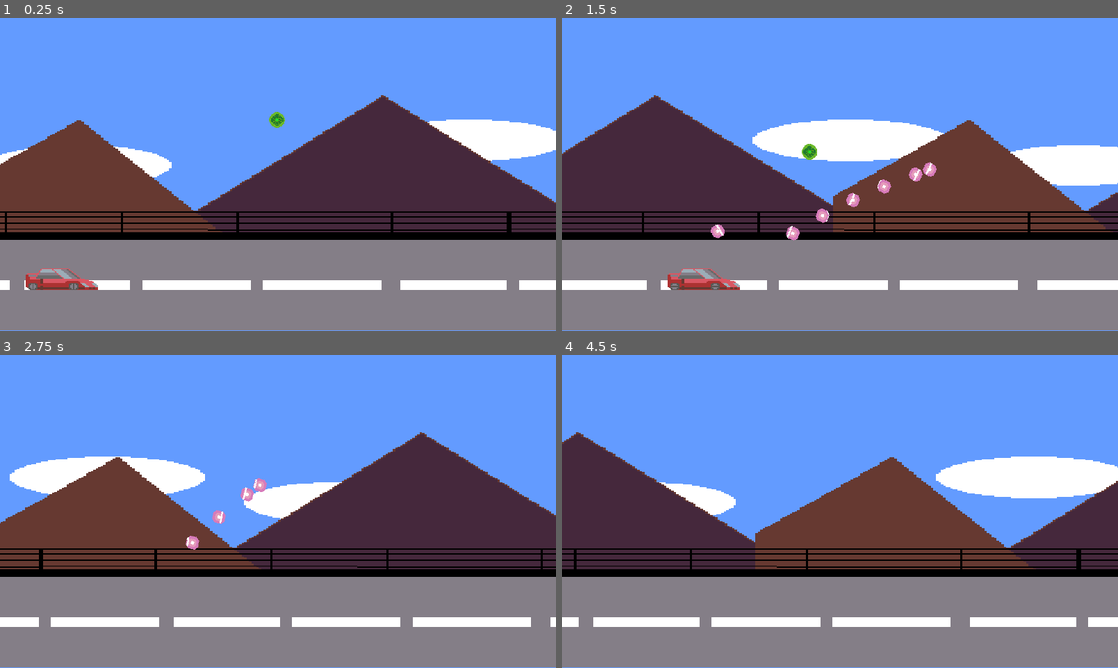
Above: before the commit, frames 1-4 (two rows, left to right).
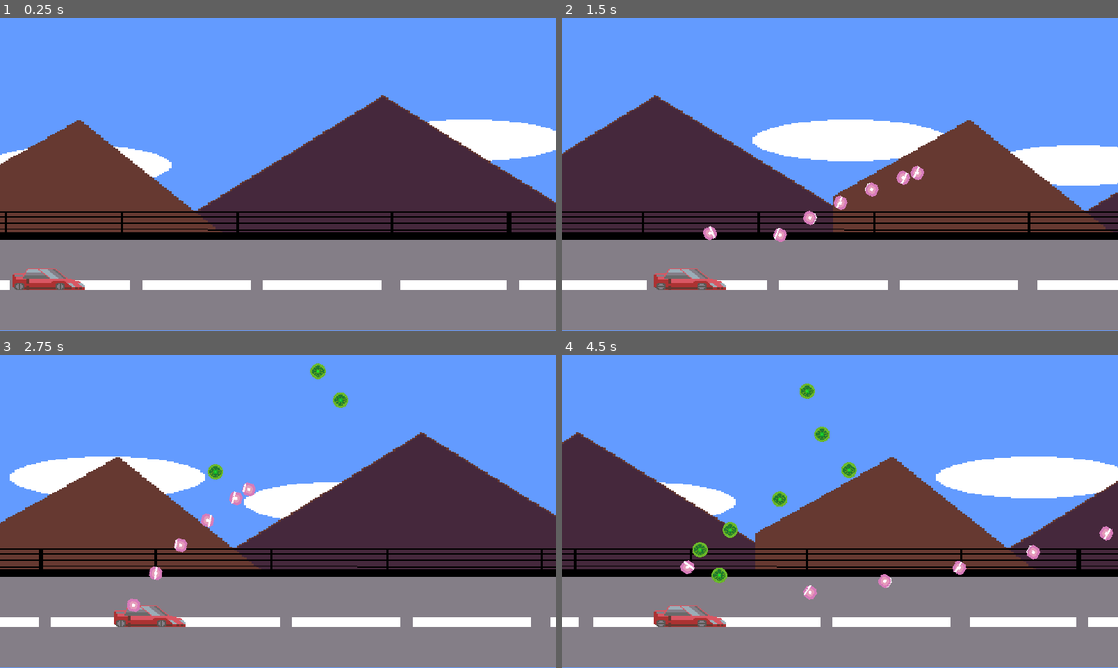
Above: after the commit, the same moments.

Repository: Altered-Dimension-Studios/salil-gerth-shooting
Game: Godot game, scene res://entities/car/world.tscn
Two runs of this game, one before a commit and one after it. Both use one fixed random seed, a clock stepped at 60 frames per second and the inputs below. Before the commit the project starts from res://world.tscn. The engine's default icon, where the game draws it, is replaced by a stand-in: a white triangle on a blue panel in a dark square.
Inputs (mouse positions are in pixels of both pictures, inside the frame that each line leads up to):
- Up to frame 1 (0.25 s): no input
- Up to frame 2 (1.5 s): move the mouse to (962, 158) at 0.52 s; press the mouse at (962, 158) at 0.53 s; hold D (move_right) 0.53-1.28 s; move the mouse to (728, 190) at 1.27 s; release the mouse at (728, 190) at 1.28 s; hold A (move_left) from 1.28 s (still down); click (728, 190) at 1.35 s
- Up to frame 3 (2.75 s): move the mouse to (333, 442) at 2.02 s; release A (move_left) at 2.03 s; press the mouse at (333, 442) at 2.03 s; hold D (move_right) from 2.03 s (still down)
- Up to frame 4 (4.5 s): move the mouse to (812, 574) at 2.77 s; release the mouse at (812, 574) at 2.78 s; click (812, 574) at 2.85 s; move the mouse to (1006, 558) at 3.52 s; release D (move_right) at 3.53 s; press the mouse at (1006, 558) at 3.53 s; hold A (move_left) from 3.53 s (still down); move the mouse to (673, 464) at 4.27 s; release the mouse at (673, 464) at 4.28 s; click (673, 464) at 4.35 s

The runs differ from the first frame. In frame 1, 0.7% of the frame differs, in the area x 2-52%, y 30-87%; in frame 2, 1.7%; in frame 3, 1.6%; in frame 4, 1.9%, in the area x 16-100%, y 9-87%.

Commit message:
Add enemy spawner. Refactor game logic

Diff:
--- a/entities/car/car.gd
+++ b/entities/car/car.gd
@@ -45,4 +45,4 @@
 
 
 func _on_area_entered(_area: Area2D) -> void:
-	queue_free()
+	hide()
--- /dev/null
+++ b/entities/car/world.tscn
@@ -0,0 +1,31 @@
+[gd_scene load_steps=6 format=3 uid="uid://bx8bfcld6kqsj"]
+
+[ext_resource type="Script" path="res://world.gd" id="1_fq466"]
+[ext_resource type="PackedScene" uid="uid://c8em1qhsfgfvb" path="res://globals/settings.tscn" id="3_ql8mj"]
+[ext_resource type="PackedScene" path="res://scenes/background.tscn" id="4_fs6en"]
+[ext_resource type="Script" path="res://entities/enemy-spawner/enemy_spawner.gd" id="5_vq837"]
+
+[sub_resource type="Curve2D" id="Curve2D_yphh1"]
+_data = {
+"points": PackedVector2Array(0, 0, 0, 0, 0, 0, 0, 0, 0, 0, 1152, 0)
+}
+point_count = 2
+
+[node name="World" type="Node2D"]
+script = ExtResource("1_fq466")
+
+[node name="Settings" parent="." instance=ExtResource("3_ql8mj")]
+
+[node name="Background" parent="." instance=ExtResource("4_fs6en")]
+
+[node name="EnemyTopPath" type="Path2D" parent="."]
+curve = SubResource("Curve2D_yphh1")
+script = ExtResource("5_vq837")
+
+[node name="EnemySpawnLocation" type="PathFollow2D" parent="EnemyTopPath"]
+
+[node name="SpawnTimer" type="Timer" parent="EnemyTopPath"]
+wait_time = 0.3
+autostart = true
+
+[connection signal="timeout" from="EnemyTopPath/SpawnTimer" to="EnemyTopPath" method="_on_spawn_timer_timeout"]
--- /dev/null
+++ b/entities/enemy-spawner/enemy-spawner.tscn
@@ -0,0 +1,5 @@
+[gd_scene format=3 uid="uid://bwo5li4y3qyii"]
+
+[node name="Enemy-spawner" type="Node2D"]
+
+[node name="Sprite2D" type="Sprite2D" parent="."]
--- /dev/null
+++ b/entities/enemy-spawner/enemy_spawner.gd
@@ -0,0 +1,18 @@
+extends Path2D
+
+const SPAWN_OFFSET_Y: int = 100
+const KAMIKAZE_ENEMY = preload("res://entities/kamikaze-enemy/kamikaze-enemy.tscn")
+var rng = RandomNumberGenerator.new()
+
+func _on_spawn_timer_timeout() -> void:
+	var enemy = KAMIKAZE_ENEMY.instantiate()
+
+	var enemy_spawn_location = $EnemySpawnLocation
+	enemy_spawn_location.progress_ratio = rng.randf_range(0.0, 1.0)
+	# Offset so the enemy doesn't just pop up on the screen due to texture size
+	enemy_spawn_location.position.y -= SPAWN_OFFSET_Y
+	enemy.position = enemy_spawn_location.position
+
+	add_child(enemy)
+	# TODO: add transition
+	enemy.start_attack_timer()
--- a/entities/kamikaze-enemy/kamikaze-enemy.tscn
+++ b/entities/kamikaze-enemy/kamikaze-enemy.tscn
@@ -31,7 +31,6 @@
 
 [node name="AttackTimer" type="Timer" parent="."]
 one_shot = true
-autostart = true
 
 [connection signal="area_entered" from="." to="." method="_on_area_entered"]
 [connection signal="timeout" from="AttackTimer" to="." method="_on_attack_timer_timeout"]
--- a/entities/kamikaze-enemy/kamikaze_enemy.gd
+++ b/entities/kamikaze-enemy/kamikaze_enemy.gd
@@ -1,5 +1,4 @@
 extends Area2D
-
 
 const PLAYER_COLLISION_LAYER_INDEX: int = 1 # TODO: move this in some global class
 const SPEED = 300
@@ -27,8 +26,11 @@
 		queue_free()
 
 
+func start_attack_timer():
+	$AttackTimer.start()
+
+
 func _on_attack_timer_timeout() -> void:
-	var player_position = get_parent().get_node("Car").global_position
-	path_to_player_car = (player_position - global_position).normalized()
+	path_to_player_car = (World.get_car_position() - global_position).normalized()
 	await get_tree().create_timer(0.1).timeout
 	charged_up = true
--- a/project.godot
+++ b/project.godot
@@ -11,13 +11,14 @@
 [application]
 
 config/name="2d-car-game"
-run/main_scene="res://world.tscn"
+run/main_scene="res://entities/car/world.tscn"
 config/features=PackedStringArray("4.3", "Mobile")
 config/icon="res://icon.svg"
 
 [autoload]
 
 Settings="*res://globals/settings.tscn"
+World="*res://world.gd"
 
 [debug]
 
--- /dev/null
+++ b/world.gd
@@ -0,0 +1,20 @@
+extends Node2D
+
+const CAR = preload("res://entities/car/car.tscn")
+var player_car: Car
+
+func _init() -> void:
+	start_game()
+
+
+func start_game() -> void:
+	spawn_player_car()
+
+
+func spawn_player_car() -> void:
+	player_car = CAR.instantiate()
+	add_child(player_car)
+
+
+func get_car_position():
+	return player_car.global_position
